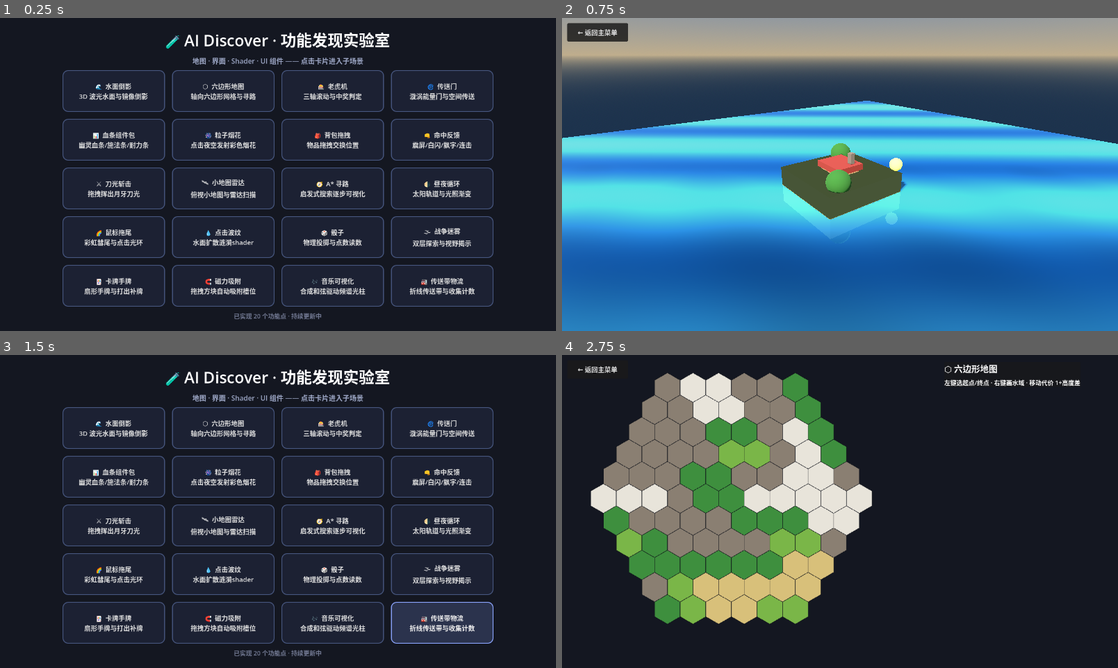
Above: before the commit, frames 1-4 (two rows, left to right).
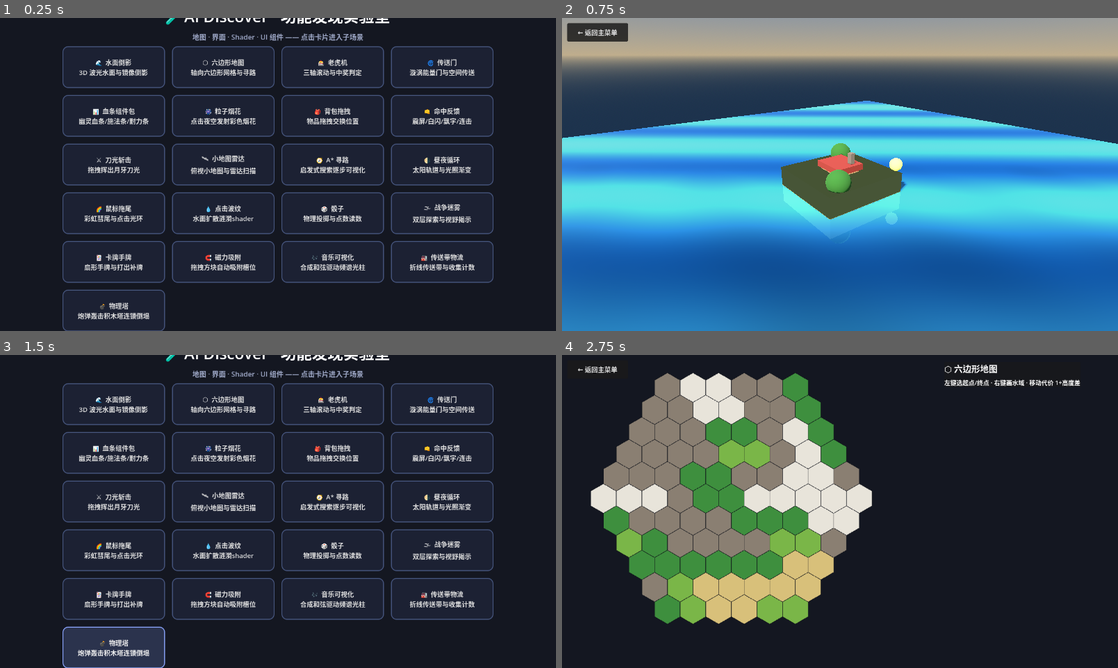
Above: after the commit, the same moments.

Repository: richardkiwilee/pyFramework
Game: Godot game, scene res://scenes/menu.tscn
Two runs of this game, one before a commit and one after it. Both use one fixed random seed, a clock stepped at 60 frames per second and the inputs below.
Inputs:
- Up to frame 1 (0.25 s): no input
- Up to frame 2 (0.75 s): click "🌊 水面倒影 3D 波光水面与镜像倒影" at 0.5 s
- Up to frame 3 (1.5 s): click "← 返回主菜单" at 1.25 s
- Up to frame 4 (2.75 s): click "⬡ 六边形地图 轴向六边形网格与寻路" at 2 s

The runs differ from the first frame. In frame 1, 17% of the frame differs, in the area x 11-89%, y 0-100%; in frame 2, nothing differs; in frame 3, 20%; in frame 4, nothing differs.

Commit message:
ai-discover: 功能21 物理塔——重炮弹轰击积木塔连锁倒塌+重建
Co-Authored-By: Claude <noreply@anthropic.com>

Diff:
--- /dev/null
+++ b/ai-discover/features/physics_tower/physics_tower.gd
@@ -0,0 +1,116 @@
+extends Node3D
+## =============================================================================
+## 物理塔 —— RigidBody3D 积木塔 + 炮弹轰击（Jolt 物理）
+## =============================================================================
+## · 20 层木箱交错堆成高塔，每个都是独立刚体（真实倒塌连锁）；
+## · 【发射炮弹】从右前方轰向塔基；【重建】恢复整齐的塔；
+## · 顶部计数器：倒塌箱数 = 位移超过阈值的箱子数量。
+## =============================================================================
+
+const TOWER_LAYERS := 14
+const BOX_SIZE := Vector3(1.0, 0.5, 1.0)
+
+var _boxes: Array = []
+var _ball: RigidBody3D
+
+@onready var count_label: Label = $CanvasLayer/Bar/CountLabel
+
+
+func _ready() -> void:
+	# 地面
+	var floor := StaticBody3D.new()
+	var fs := CollisionShape3D.new()
+	var fb := BoxShape3D.new()
+	fb.size = Vector3(24, 1, 24)
+	fs.shape = fb
+	floor.add_child(fs)
+	add_child(floor)
+	floor.position = Vector3(0, -0.5, 0)
+	var fm := MeshInstance3D.new()
+	var fmesh := BoxMesh.new()
+	fmesh.size = Vector3(24, 1, 24)
+	fm.mesh = fmesh
+	var fmat := StandardMaterial3D.new()
+	fmat.albedo_color = Color(0.35, 0.38, 0.30)
+	fm.material_override = fmat
+	floor.add_child(fm)
+
+	# 炮弹
+	_ball = RigidBody3D.new()
+	var bs := CollisionShape3D.new()
+	var bshape := SphereShape3D.new()
+	bshape.radius = 0.55
+	bs.shape = bshape
+	_ball.add_child(bs)
+	var bm := MeshInstance3D.new()
+	var bmesh := SphereMesh.new()
+	bmesh.radius = 0.55
+	bmesh.height = 1.1
+	bm.mesh = bmesh
+	var bmat := StandardMaterial3D.new()
+	bmat.albedo_color = Color(0.15, 0.16, 0.2)
+	bmat.metallic = 0.6
+	bmat.roughness = 0.3
+	bm.material_override = bmat
+	_ball.add_child(bm)
+	add_child(_ball)
+	_ball.position = Vector3(14, 1.5, 0)
+	_ball.mass = 4.0             # 真正的"炮弹"重量（默认 0.7kg 碰不动塔）
+	_ball.continuous_cd = true   # 开启连续碰撞检测，防止高速穿透
+	_ball.sleeping = true
+
+	_build_tower()
+	$CanvasLayer/Bar/ShootBtn.pressed.connect(_shoot)
+	$CanvasLayer/Bar/RebuildBtn.pressed.connect(_rebuild)
+
+
+func _build_tower() -> void:
+	for b in _boxes:
+		b.queue_free()
+	_boxes.clear()
+	for i in TOWER_LAYERS:
+		var box := RigidBody3D.new()
+		var cs := CollisionShape3D.new()
+		var shape := BoxShape3D.new()
+		shape.size = BOX_SIZE
+		cs.shape = shape
+		box.add_child(cs)
+		var m := MeshInstance3D.new()
+		var mesh := BoxMesh.new()
+		mesh.size = BOX_SIZE
+		m.mesh = mesh
+		var mat := StandardMaterial3D.new()
+		mat.albedo_color = Color.from_hsv(float(i) / TOWER_LAYERS * 0.12 + 0.08, 0.55, 0.85)
+		m.material_override = mat
+		box.add_child(m)
+		add_child(box)
+		box.position = Vector3(0, 0.25 + i * 0.51, 0)
+		if i % 2 == 1:
+			box.rotation.y = PI / 2.0   # 交错叠放
+		_boxes.append(box)
+
+
+func _shoot() -> void:
+	_ball.sleeping = false
+	_ball.linear_velocity = Vector3.ZERO
+	_ball.angular_velocity = Vector3.ZERO
+	_ball.global_position = Vector3(9, 0.7, 0)
+	# 冲量 = 质量 × 速度增量：4kg × 18m/s ≈ 72 N·s，正面轰击塔基
+	_ball.apply_central_impulse(Vector3(-18.0, 1.2, 0) * _ball.mass)
+
+
+func _rebuild() -> void:
+	for b in _boxes:
+		b.queue_free()
+	_boxes.clear()
+	_build_tower()
+
+
+func _process(_delta: float) -> void:
+	# 统计倒塌：水平位移超过 1.2 或跌落到地面以下的箱子
+	# （注意不能直接用 position.length()——高层箱子本来就高）
+	var fallen := 0
+	for b in _boxes:
+		if absf(b.position.x) > 1.2 or absf(b.position.z) > 1.2 or b.position.y < 0.1:
+			fallen += 1
+	count_label.text = "🧱 倒塌：%d / %d" % [fallen, _boxes.size()]
--- /dev/null
+++ b/ai-discover/features/physics_tower/physics_tower.tscn
@@ -0,0 +1,63 @@
+[gd_scene load_steps=6 format=3]
+
+[ext_resource type="Script" path="res://features/physics_tower/physics_tower.gd" id="1_main"]
+[ext_resource type="PackedScene" path="res://scenes/back_button.tscn" id="2_back"]
+
+[sub_resource type="ProceduralSkyMaterial" id="sky_mat"]
+sky_top_color = Color(0.2, 0.32, 0.55, 1)
+sky_horizon_color = Color(0.65, 0.7, 0.78, 1)
+ground_bottom_color = Color(0.12, 0.14, 0.2, 1)
+ground_horizon_color = Color(0.65, 0.7, 0.78, 1)
+
+[sub_resource type="Sky" id="Sky_1"]
+sky_material = SubResource("sky_mat")
+
+[sub_resource type="Environment" id="Environment_1"]
+background_mode = 2
+sky = SubResource("Sky_1")
+ambient_light_source = 2
+ambient_light_color = Color(0.5, 0.55, 0.65, 1)
+
+[node name="PhysicsTower" type="Node3D"]
+script = ExtResource("1_main")
+
+[node name="WorldEnvironment" type="WorldEnvironment" parent="."]
+environment = SubResource("Environment_1")
+
+[node name="DirectionalLight3D" type="DirectionalLight3D" parent="."]
+rotation = Vector3(-0.85, 0.5, 0)
+shadow_enabled = true
+
+[node name="Camera3D" type="Camera3D" parent="."]
+position = Vector3(0, 5, 15)
+rotation = Vector3(-0.3, 0, 0)
+fov = 55.0
+
+[node name="CanvasLayer" type="CanvasLayer" parent="."]
+
+[node name="Bar" type="HBoxContainer" parent="CanvasLayer"]
+offset_left = 16.0
+offset_top = 12.0
+offset_right = 700.0
+offset_bottom = 56.0
+theme_override_constants/separation = 12
+
+[node name="ShootBtn" type="Button" parent="CanvasLayer/Bar"]
+layout_mode = 2
+custom_minimum_size = Vector2(150, 42)
+theme_override_font_sizes/font_size = 17
+text = "💣 发射炮弹"
+
+[node name="RebuildBtn" type="Button" parent="CanvasLayer/Bar"]
+layout_mode = 2
+custom_minimum_size = Vector2(120, 42)
+theme_override_font_sizes/font_size = 17
+text = "🧱 重建"
+
+[node name="CountLabel" type="Label" parent="CanvasLayer/Bar"]
+layout_mode = 2
+custom_minimum_size = Vector2(180, 42)
+theme_override_font_sizes/font_size = 16
+text = "🧱 倒塌：0 / 14"
+
+[node name="BackButton" parent="CanvasLayer" instance=ExtResource("2_back")]
--- a/ai-discover/scripts/menu.gd
+++ b/ai-discover/scripts/menu.gd
@@ -30,6 +30,7 @@
 	{"icon": "🧲", "name": "磁力吸附", "desc": "拖拽方块自动吸附槽位", "scene": "res://features/magnet_snap/magnet_snap.tscn"},
 	{"icon": "🎶", "name": "音乐可视化", "desc": "合成和弦驱动频谱光柱", "scene": "res://features/audio_visualizer/audio_visualizer.tscn"},
 	{"icon": "🏭", "name": "传送带物流", "desc": "折线传送带与收集计数", "scene": "res://features/conveyor/conveyor.tscn"},
+	{"icon": "💣", "name": "物理塔", "desc": "炮弹轰击积木塔连锁倒塌", "scene": "res://features/physics_tower/physics_tower.tscn"},
 ]
 
 @onready var grid: GridContainer = $CenterBox/VBox/Grid
